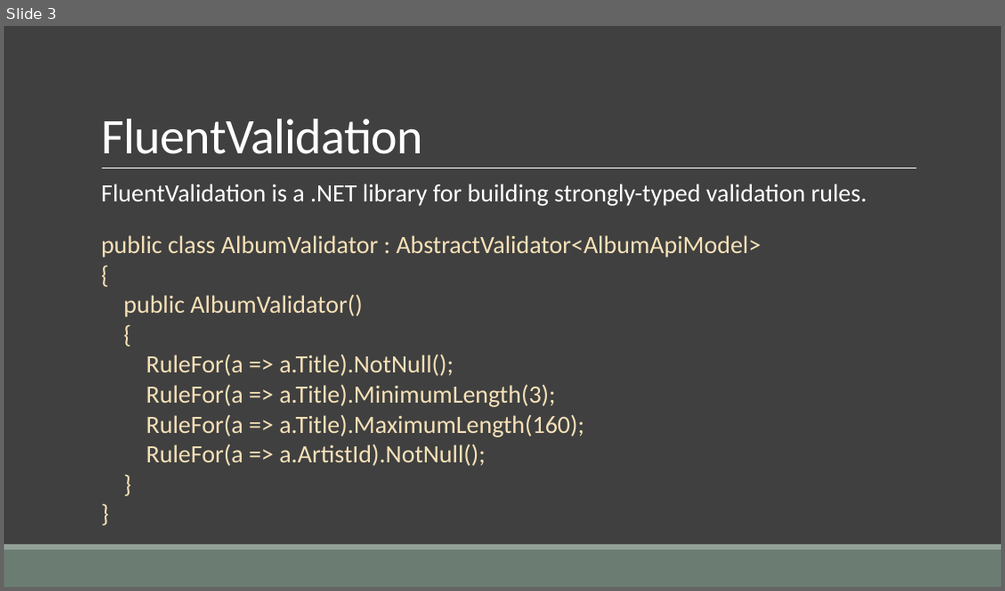
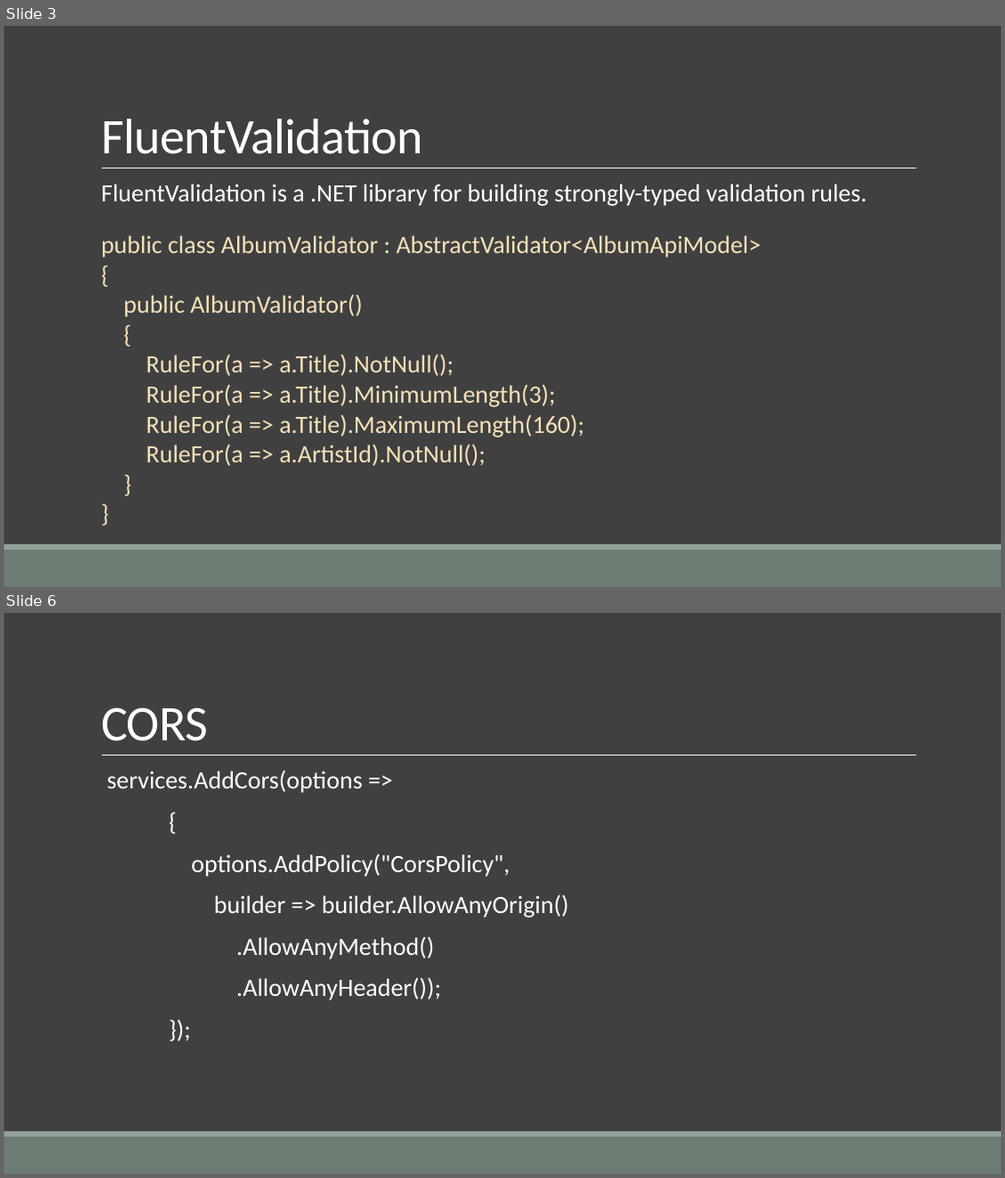
Before and after one commit to cwoodruff/aspnet-5-web-api-workshop, a slide deck: module-1/01-07 Developing the Web API Business Rules/01-07 Developing the Web API Business Rules.pptx. Shown one above the other, each under a label of ours: slide 3 before the commit, slides 3 and 6 after it; the slides between them are not shown. The pictures are 1005x591 and 1005x1178 pixels, drawn with LibreOffice and Linux fonts; fonts in the diff are those of the drawing. Boxes give left, top, right and bottom in pixels: in the first picture for what was removed or moved away, otherwise in the second. Text is boxed around its words. In the diff, an @@ line names an element or a change of style, - is before the commit and + after.

```diff
--- a/module-1/01-07 Developing the Web API Business Rules/01-07 Developing the Web API Business Rules.pptx
+++ b/module-1/01-07 Developing the Web API Business Rules/01-07 Developing the Web API Business Rules.pptx
@@ slide 6 added at (x1=4, y1=613, x2=1001, y2=1174), background #404040; not listed: 3 template elements that a slide beside it also shows @@
@@ title added at (x1=101, y1=707, x2=208, y2=741), 48 pt, text #FFFFFF @@
+CORS
@@ text added at (x1=107, y1=770, x2=569, y2=1000), 24 pt, text #FFFFFF @@
+  services.AddCors(options =>
+  {
+  options.AddPolicy("CorsPolicy",
+  builder => builder.AllowAnyOrigin()
+  .AllowAnyMethod()
+  .AllowAnyHeader());
+  });
```
Also in this commit, not shown: 6 other slides added, 9 other files.
